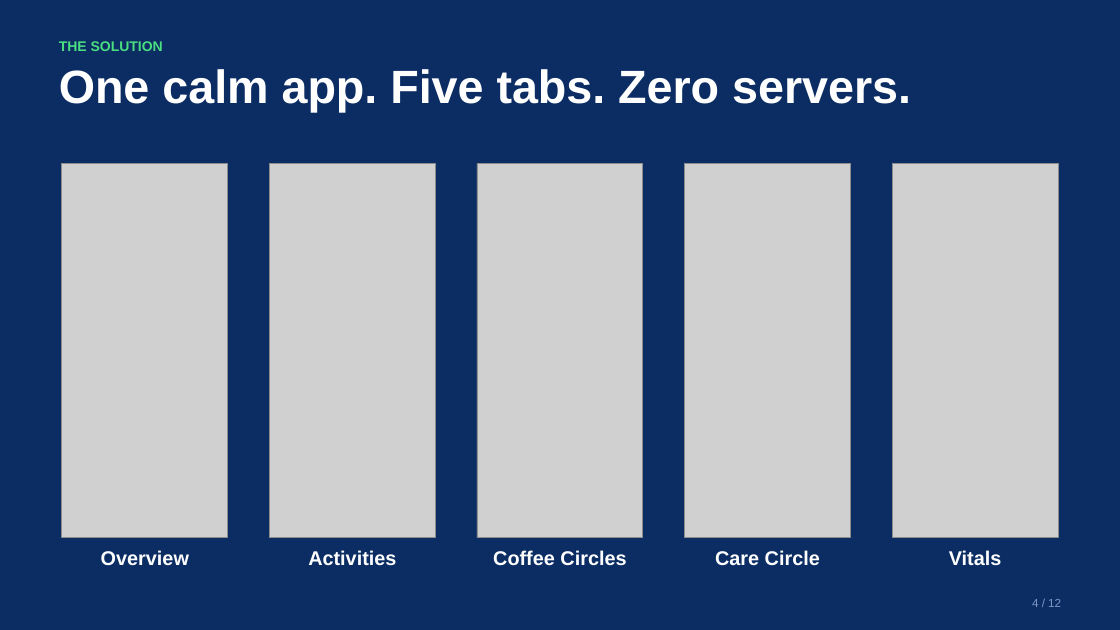
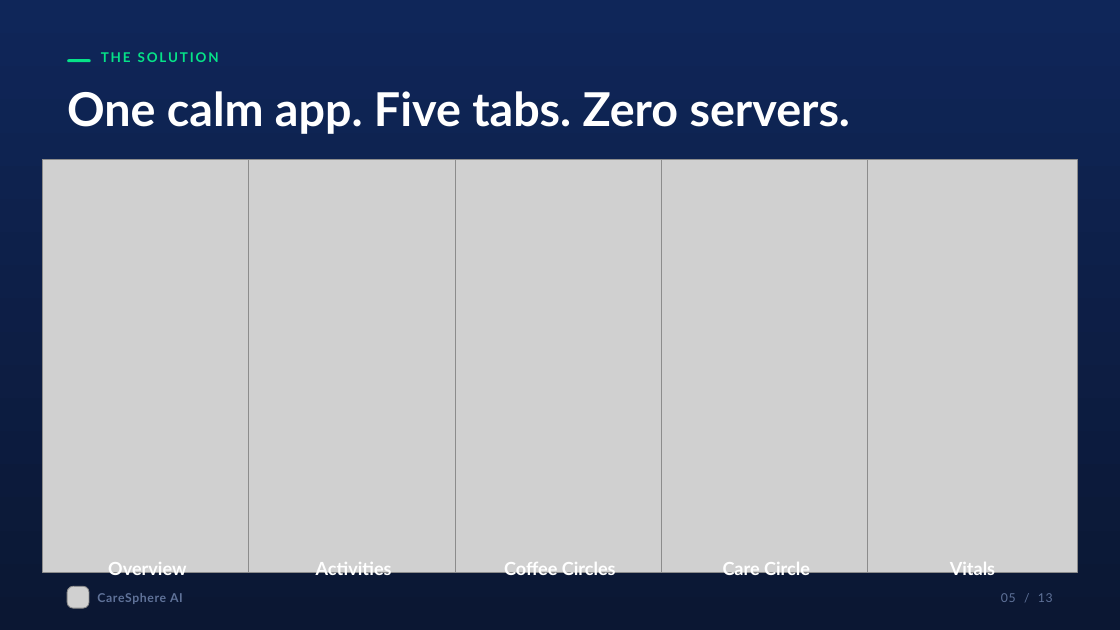
Before and after one commit to engineer2025-sudo/Care, a slide deck: slide 5 of pitch/CareSphere_Congressional_App_Challenge_Deck.pptx (slide 4 before the commit). Drawn at 1120x630 pixels with LibreOffice and Linux fonts; fonts in the diff are those of the drawing; grey boxes stand for pictures. Boxes give left, top, right and bottom in pixels: in the first picture for what was removed or moved away, otherwise in the second. Text is boxed around its words. In the diff, an @@ line names an element or a change of style, - is before the commit and + after.

```diff
--- a/pitch/CareSphere_Congressional_App_Challenge_Deck.pptx
+++ b/pitch/CareSphere_Congressional_App_Challenge_Deck.pptx
@@ background #0C2D63 to gradient #0B1733 to #0F2659 @@
@@ rounded rectangle added at (x1=67, y1=59, x2=91, y2=62), fill #06E288 @@
@@ text "THE SOLUTION" moved from (x1=59, y1=41, x2=163, y2=51) to (x1=101, y1=52, x2=219, y2=62) @@
@@ text "THE SOLUTION" at (x1=101, y1=52, x2=219, y2=62): size 12 to 11.5 pt, font Arial to Lato, text colour #4ADE80 to #06E288, letter spacing 0 to 1.6 pt @@
@@ text "One calm app. Five tabs. ..." moved from (x1=59, y1=69, x2=911, y2=112) to (x1=67, y1=91, x2=850, y2=134) @@
@@ text "One calm app. Five tabs. ..." at (x1=67, y1=91, x2=850, y2=134): font Arial to Lato @@
@@ picture resized from (x1=62, y1=164, x2=229, y2=538) to (x1=43, y1=160, x2=253, y2=572) @@
@@ picture resized from (x1=270, y1=164, x2=436, y2=538) to (x1=249, y1=160, x2=459, y2=572) @@
@@ picture resized from (x1=477, y1=164, x2=644, y2=538) to (x1=455, y1=160, x2=665, y2=572) @@
@@ picture resized from (x1=685, y1=164, x2=851, y2=538) to (x1=661, y1=160, x2=871, y2=572) @@
@@ picture resized from (x1=892, y1=164, x2=1059, y2=538) to (x1=868, y1=160, x2=1078, y2=572) @@
@@ size 17 to 15.5 pt, font Arial to Lato; line spacing 20.4pt to 19.4pt in 5 elements at (x1=504, y1=562, x2=616, y2=579), (x1=316, y1=562, x2=392, y2=579), (x1=723, y1=562, x2=810, y2=579), (x1=950, y1=562, x2=995, y2=579), (x1=108, y1=562, x2=186, y2=579) @@
@@ text "Overview" moved from (x1=101, y1=550, x2=189, y2=566) to (x1=108, y1=562, x2=186, y2=579) @@
@@ text "Activities" moved from (x1=308, y1=550, x2=396, y2=566) to (x1=316, y1=562, x2=392, y2=579) @@
@@ text "Coffee Circles" moved from (x1=493, y1=550, x2=626, y2=566) to (x1=504, y1=562, x2=616, y2=579) @@
@@ text "Care Circle" moved from (x1=715, y1=550, x2=820, y2=566) to (x1=723, y1=562, x2=810, y2=579) @@
@@ text "Vitals" moved from (x1=949, y1=550, x2=1002, y2=566) to (x1=950, y1=562, x2=995, y2=579) @@
@@ picture added at (x1=67, y1=586, x2=89, y2=608) @@
@@ text added at (x1=97, y1=593, x2=183, y2=604), 10.5 pt, text #5F7299, bold @@
+CareSphere AI
@@ text added at (x1=1001, y1=593, x2=1053, y2=602), 10.5 pt, text #5F7299 @@
+05 / 13
@@ text removed at (x1=1032, y1=599, x2=1061, y2=607) @@
-4 / 12
```
Also in this commit, not shown: 11 other slides changed, 1 slide added, 49 other files.
